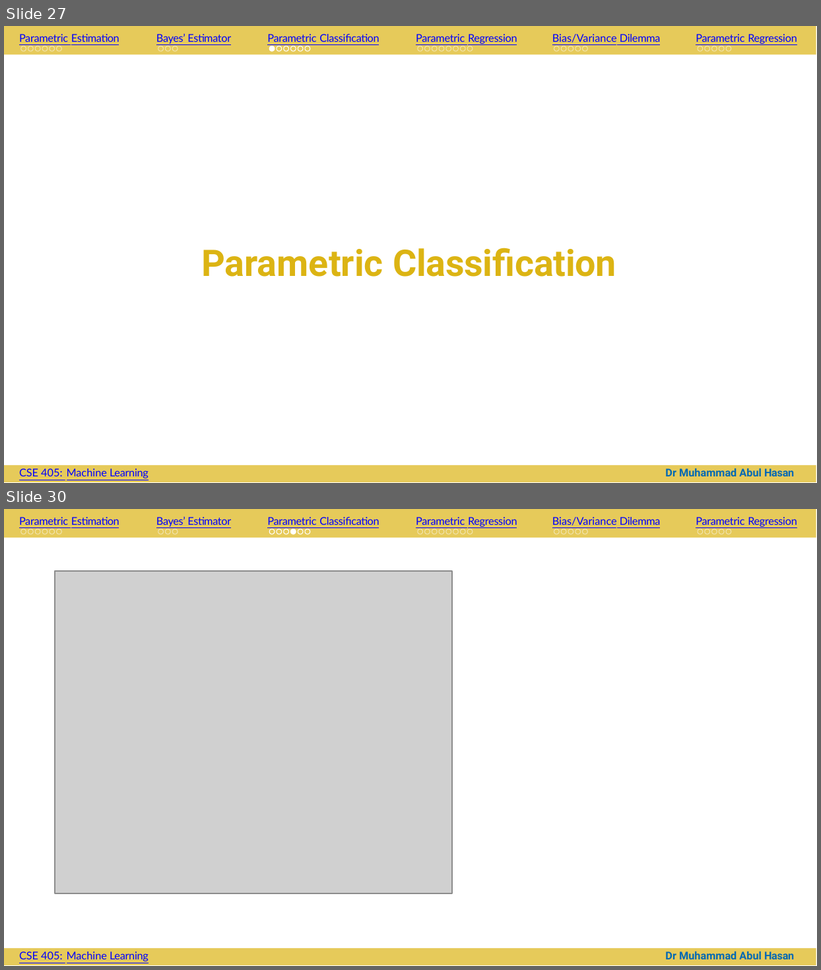
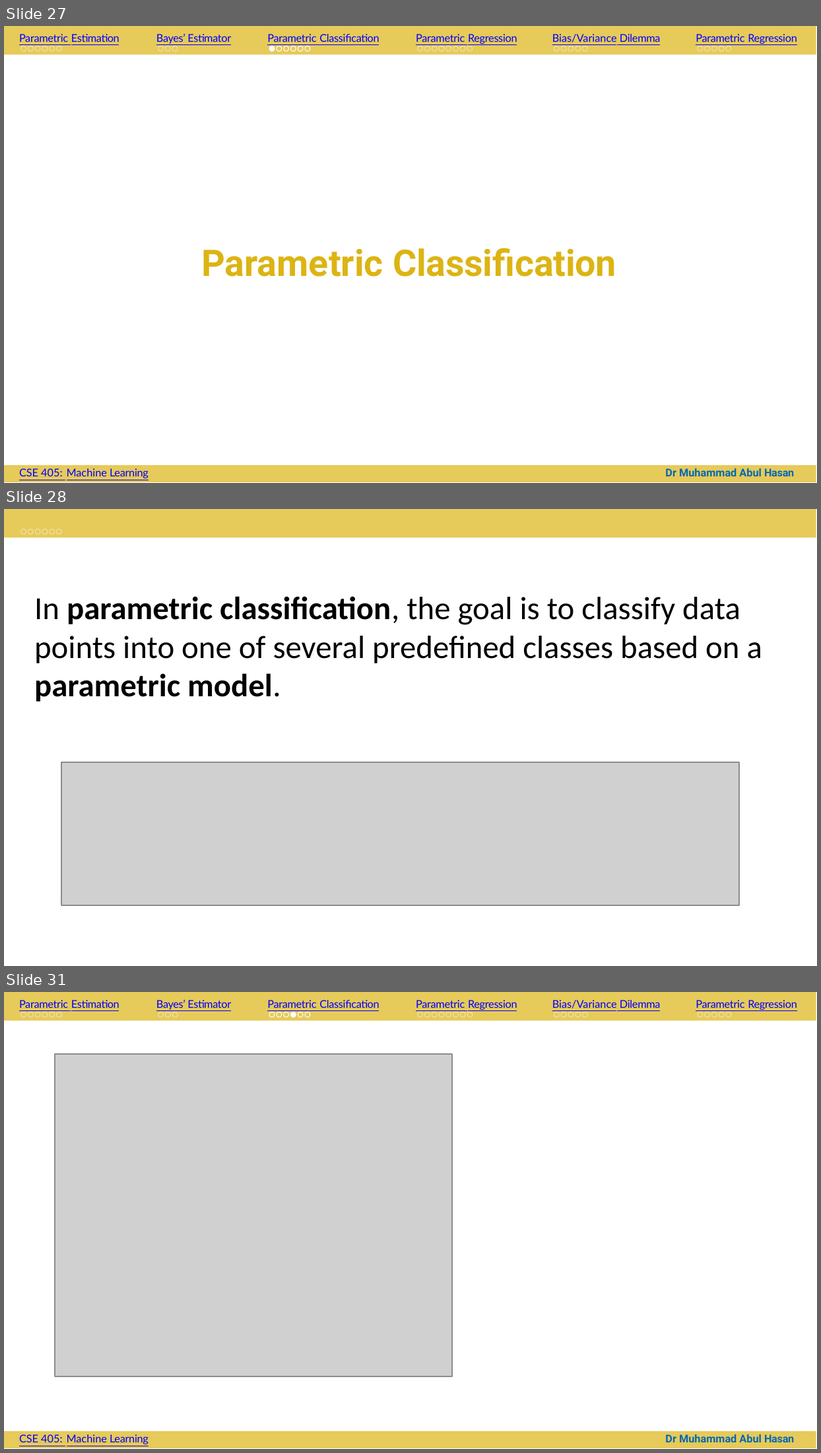
Before and after one commit to abrarhasan3/Green-Uni-All-Academic-Content, a slide deck: CSE 411 Machine Learning/CSE_411_ML_Ch_4 (1).pptx. Shown one above the other, each under a label of ours: slides 27 and 30 before the commit, slides 27, 28 and 31 after it; the slides between them are not shown. The pictures are 821x970 and 821x1453 pixels, drawn with LibreOffice and Linux fonts; fonts in the diff are those of the drawing; grey boxes stand for pictures; background and template pictures are left out. Boxes give left, top, right and bottom in pixels: in the first picture for what was removed or moved away, otherwise in the second. Text is boxed around its words. In the diff, an @@ line names an element or a change of style, - is before the commit and + after.

```diff
--- a/CSE 411 Machine Learning/CSE_411_ML_Ch_4 (1).pptx
+++ b/CSE 411 Machine Learning/CSE_411_ML_Ch_4 (1).pptx
@@ slide 28 added at (4, 509, 817, 966), background #FFFFFF; not listed: 7 template elements that a slide beside it also shows @@
@@ text added at (34, 596, 762, 702), 18 pt, text #000000 @@
+In parametric classification, the goal is to classify data points into one of several predefined classes based on a parametric model.
@@ picture added at (61, 763, 739, 906) @@
@@ what was slide 30 is now slide 31 @@
```
Also in this commit, not shown: 3 slides changed.
